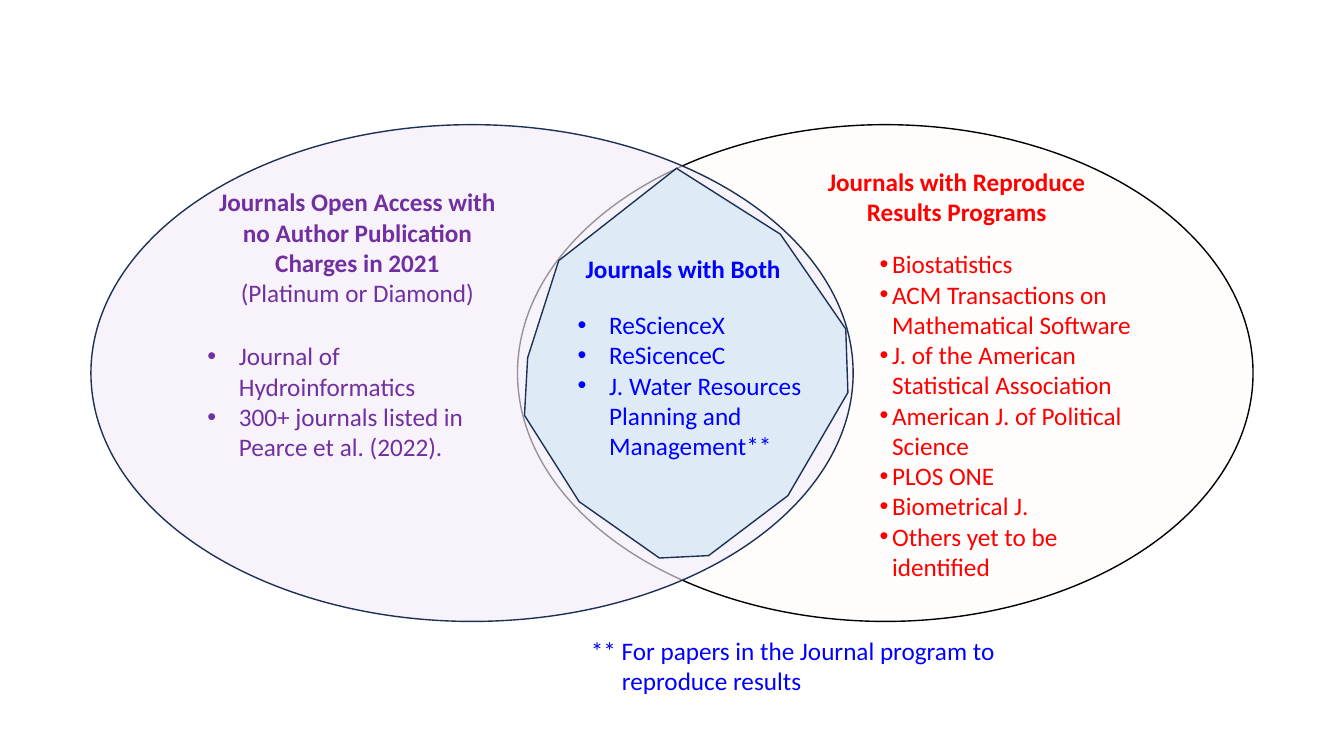
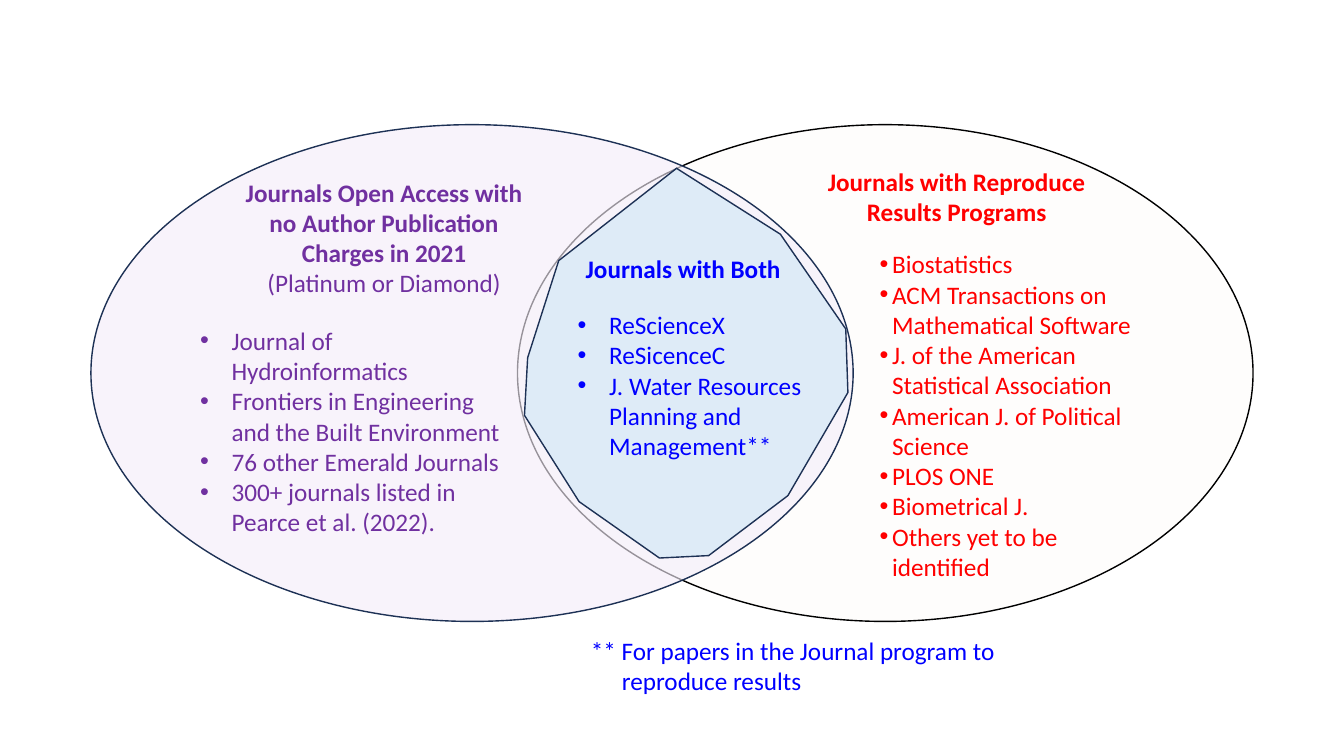
Before and after one commit to jstagge/wrpm_reproduc, a slide deck: slide 1 of OpenAccessAnalysis/ReproduceResultsOpenAccessFigures.pptx. Drawn at 1344x756 pixels with LibreOffice and Linux fonts; fonts in the diff are those of the drawing. Boxes give left, top, right and bottom in pixels: in the first picture for what was removed or moved away, otherwise in the second. Text is boxed around its words. In the diff, an @@ line names an element or a change of style, - is before the commit and + after.

```diff
--- a/OpenAccessAnalysis/ReproduceResultsOpenAccessFigures.pptx
+++ b/OpenAccessAnalysis/ReproduceResultsOpenAccessFigures.pptx
@@ text "Journals Open Access with no ...": place and size @@
-text "Journals Open Access with no ..." at (219, 193, 495, 306)
+text "Journals Open Access with no ..." at (246, 184, 522, 296)
@@ text "Journal of Hydroinformatics": place and size @@
-text "Journal of Hydroinformatics" at (239, 347, 463, 460)
+text "Journal of Hydroinformatics" at (232, 332, 499, 535)
@@ text at (232, 392, 499, 471): paragraphs added @@
+• Frontiers in Engineering and the Built Environment
+• 76 other Emerald Journals
```
Also in this commit, not shown: 2 other files.
